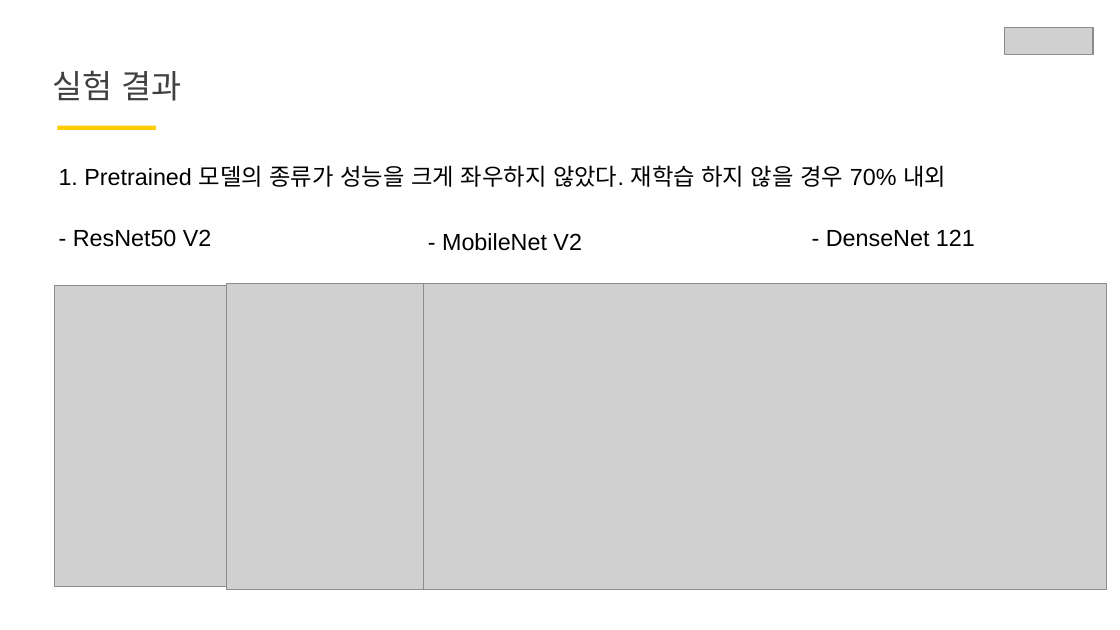
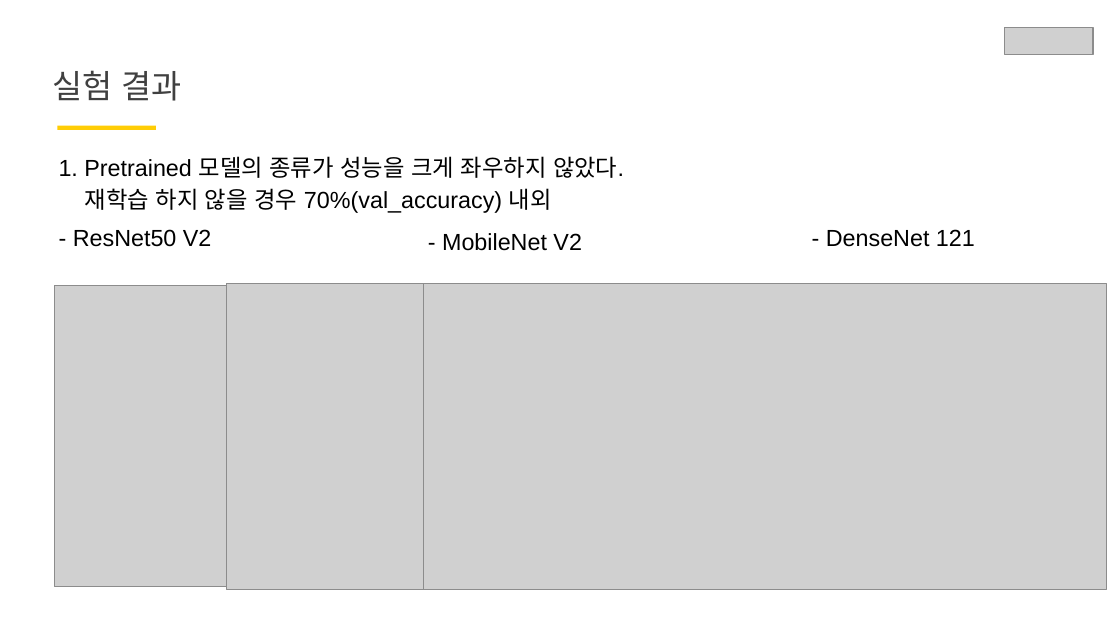
Before and after one commit to knggu/Iamgroww, a slide deck: slide 5 of DLthon/해파리 발표 ppt.pptx. Drawn at 1120x630 pixels with LibreOffice and Linux fonts; fonts in the diff are those of the drawing; grey boxes stand for pictures. Boxes give left, top, right and bottom in pixels: in the first picture for what was removed or moved away, otherwise in the second. Text is boxed around its words. In the diff, an @@ line names an element or a change of style, - is before the commit and + after.

```diff
--- a/DLthon/해파리 발표 ppt.pptx
+++ b/DLthon/해파리 발표 ppt.pptx
@@ text at box(59, 156, 624, 213): text changed @@
-1. Pretrained 모델의 종류가 성능을 크게 좌우하지 않았다. 재학습 하지 않을 경우 70% 내외
+1. Pretrained 모델의 종류가 성능을 크게 좌우하지 않았다.
+재학습 하지 않을 경우 70%(val_accuracy) 내외
```
Also in this commit, not shown: 9 other slides changed, 2 slides added, 1 other file.
